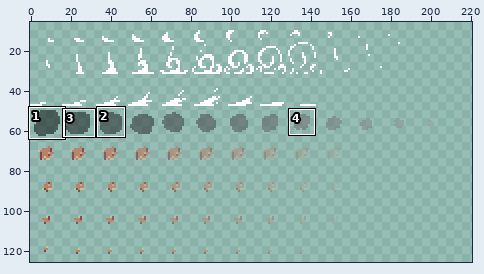
A sprite sheet gets an edit: Tables/res/particle.png. The first picture is a wide view before the edit; the outline marks the close-up.
Close-up. Before:
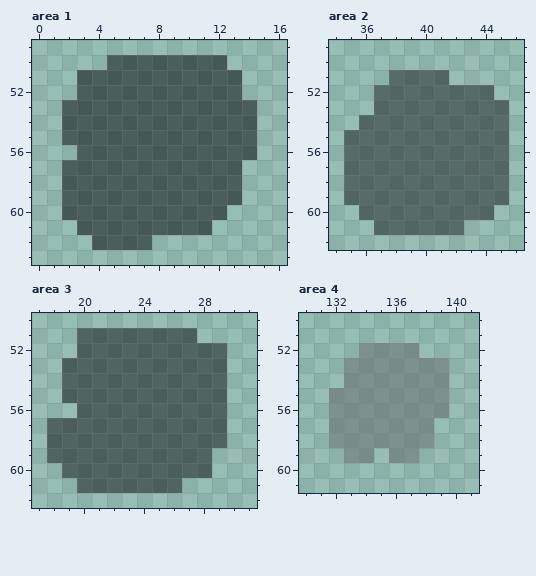
The file is 256x128 pixels. Colours within 5 levels of each other are drawn and written as one. Shown: area 1: x 0..16, y 49..63; area 2: x 34..46, y 49..62; area 3: x 17..31, y 50..62; area 4: x 130..141, y 50..61. The wide view leaves out empty margins. The commit also changed other parts of the picture, which this record leaves out.
The result:
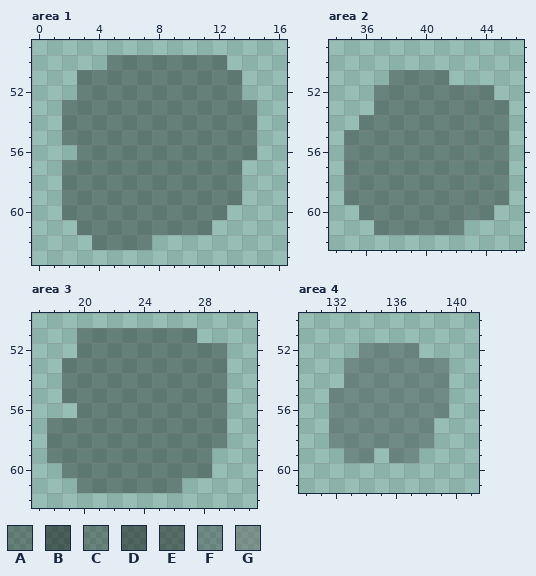
Palette (. is transparent): A #00000054  B #00000080  C #0a0a0a54  D #0d0d0d80  E #1a1a1a80  F #24242454  G #67676780
Diff:
Area 1:
y 50: x 5..12 BBBBBBBB -> AAAAAAAA
y 51..52: x 3..13 BBBBBBBBBBB -> AAAAAAAAAAA
y 53..55: x 2..14 BBBBBBBBBBBBB -> AAAAAAAAAAAAA
y 56: x 3..14 BBBBBBBBBBBB -> AAAAAAAAAAAA
y 57..59: x 2..13 BBBBBBBBBBBB -> AAAAAAAAAAAA
y 60: x 2..12 BBBBBBBBBBB -> AAAAAAAAAAA
y 61: x 3..11 BBBBBBBBB -> AAAAAAAAA
y 62: x 4..7 BBBB -> AAAA
Area 2:
y 51: x 38..41 EEEE -> CCCC
y 52: x 37..44 EEEEEEEE -> CCCCCCCC
y 53: x 37..45 EEEEEEEEE -> CCCCCCCCC
y 54: x 36..45 EEEEEEEEEE -> CCCCCCCCCC
y 55..59: x 35..45 EEEEEEEEEEE -> CCCCCCCCCCC
y 60: x 36..44 EEEEEEEEE -> CCCCCCCCC
y 61: x 37..42 EEEEEE -> CCCCCC
Area 3:
y 51: x 20..27 DDDDDDDD -> AAAAAAAA
y 52: x 20..29 DDDDDDDDDD -> AAAAAAAAAA
y 53..55: x 19..29 DDDDDDDDDDD -> AAAAAAAAAAA
y 56: x 20..29 DDDDDDDDDD -> AAAAAAAAAA
y 57..58: x 18..29 DDDDDDDDDDDD -> AAAAAAAAAAAA
y 59: x 18..28 DDDDDDDDDDD -> AAAAAAAAAAA
y 60: x 19..28 DDDDDDDDDD -> AAAAAAAAAA
y 61: x 20..26 DDDDDDD -> AAAAAAA
Area 4:
y 52: x 134..137 GGGG -> FFFF
y 53..54: x 133..139 GGGGGGG -> FFFFFFF
y 55..56: x 132..139 GGGGGGGG -> FFFFFFFF
y 57..58: x 132..138 GGGGGGG -> FFFFFFF
y 59: x 133..134 GG -> FF; x 136..137 GG -> FF
